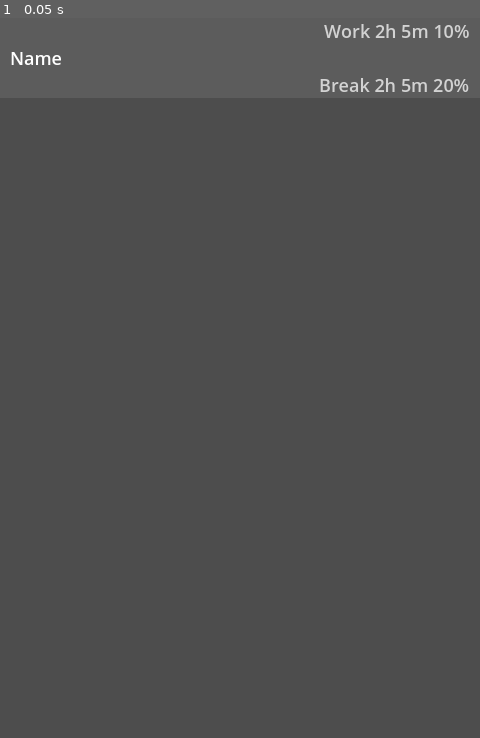
Above: before the commit, frame 1.
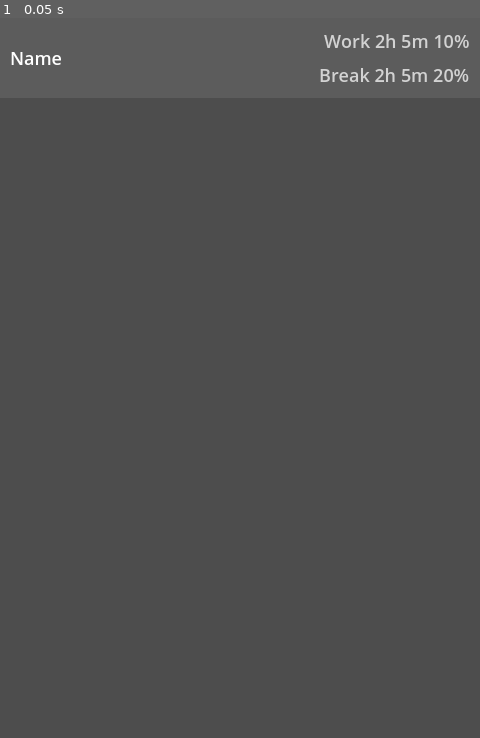
Above: after the commit, the same moment.

Repository: sandorex/timelogger
Game: Godot game, scene res://scenes/ui_element/log_collection_control.tscn
Same seed, same stepped clock (60 frames per second), same inputs: the game is played once before the commit and once after it. This scene is started directly instead of the project's main scene.
Inputs:
- Up to frame 1 (0.05 s): no input

The runs differ from the first frame. In frame 1, 0.8% of the frame differs, in the area x 66-98%, y 0-11%.

Commit message:
Restructured some code and experimental log_collection_control layout

Diff:
--- a/autoload/globals.gd
+++ b/autoload/globals.gd
@@ -1,4 +1,10 @@
 extends Node
+
+var SCENE_VIEW_CALENDAR := load("res://scenes/ui/view_calendar.tscn")
+var SCENE_VIEW_COLLECTION := load("res://scenes/ui/view_collection.tscn")
+
+var SCENE_UI_LOG_ENTRY_CONTROL = load("res://scenes/ui_element/log_entry_control.tscn")
+var SCENE_UI_LOG_COLLECTION_CONTROL = load("res://scenes/ui_element/log_collection_control.tscn")
 
 var log_calendar: LogCalendar
 
--- a/classes/log_collection.gd
+++ b/classes/log_collection.gd
@@ -23,10 +23,16 @@
 
 func get_total_time(type: int = -1) -> int:
 	var total = 0
-	for log_entry: LogEntry in self.log_entries:
-		# if -1 then do not filter at all
-		if type == -1 or log_entry.type == type:
+
+	if type == -1:
+		# sum everything
+		for log_entry: LogEntry in self.log_entries:
 			total += log_entry.elapsed_time
+	else:
+		# filter specific type
+		for log_entry: LogEntry in self.log_entries:
+			if log_entry.type == type:
+				total += log_entry.elapsed_time
 
 	return total
 
--- a/scenes/ui/view_calendar.gd
+++ b/scenes/ui/view_calendar.gd
@@ -1,3 +1,7 @@
 extends Control
 
 @onready var container: VBoxContainer = $ScrollContainer/VBoxContainer
+
+func _ready():
+	for log_collection: LogCollection in Globals.log_calendar.log_collections:
+		container.add_child(Globals.SCENE_UI_LOG_COLLECTION_CONTROL.instantiate().init_from(log_collection))
--- a/scenes/ui/view_collection.gd
+++ b/scenes/ui/view_collection.gd
@@ -30,7 +30,7 @@
 
 	# create old logs
 	for log_entry in self.today.log_entries:
-		self.container.add_child(LogEntryControl.create_from_log(log_entry))
+		self.container.add_child(Globals.SCENE_UI_LOG_ENTRY_CONTROL.instantiate().init_from(log_entry))
 
 	self.refresh_screen()
 
@@ -38,7 +38,7 @@
 	self.line_edit.grab_focus.call_deferred()
 
 func _on_log_added(new_log: LogEntry) -> void:
-	self.container.add_child(LogEntryControl.create_from_log(new_log))
+	self.container.add_child(Globals.SCENE_UI_LOG_ENTRY_CONTROL.instantiate().init_from(new_log))
 	self.refresh_screen()
 
 func refresh_screen() -> void:
--- a/scenes/ui_element/log_collection_control.gd
+++ b/scenes/ui_element/log_collection_control.gd
@@ -1,14 +1,28 @@
 extends Control
-class_name LogCollectionControl
 
-static func create_from_collection(log_collection: LogCollection) -> LogCollectionControl:
-	var log_collection_control := LogCollectionControl.new()
+@onready var name_label: Label = %NameLabel
+@onready var time_label: Label = %TimeLabel
 
-	return log_collection_control
-#
-#func _from_collection(log_collection: LogCollection):
-	#pass
+func init_from(log_collection: LogCollection):
+	self.ready.connect(
+		func():
+			self.name_label.text = log_collection.name
 
-# Called when the node enters the scene tree for the first time.
-func _ready() -> void:
-	pass # Replace with function body.
+			# NOTE: this is kinda expensive to compute so may have to be redone in the future
+			var total_work := log_collection.get_total_time(LogEntry.Work)
+			var total_break := log_collection.get_total_time(LogEntry.Break)
+			var total := total_work + total_break
+
+			# calculate percentage
+			var total_work_perc := (float(total_work) / float(total)) * 100
+			var total_break_perc := (float(total_break) / float(total)) * 100
+
+			self.time_label.text = (
+				DateTime.humanize_time(total_work) + " / " + DateTime.humanize_time(total_break) + "\n" +
+				str(int(total_work_perc)) + " % / " + str(int(total_break_perc)) + " %"
+			)
+			,
+		CONNECT_ONE_SHOT
+	)
+
+	return self
--- a/scenes/ui_element/log_collection_control.tscn
+++ b/scenes/ui_element/log_collection_control.tscn
@@ -3,6 +3,7 @@
 [ext_resource type="Script" path="res://scenes/ui_element/log_collection_control.gd" id="1_8047v"]
 
 [node name="LogCollectionControl" type="Control"]
+custom_minimum_size = Vector2(0, 80)
 layout_mode = 3
 anchors_preset = 15
 anchor_right = 1.0
@@ -22,27 +23,30 @@
 color = Color(0.400698, 0.400698, 0.400698, 0.627451)
 
 [node name="NameLabel" type="Label" parent="."]
+unique_name_in_owner = true
 layout_mode = 1
-anchors_preset = 4
-anchor_top = 0.5
-anchor_bottom = 0.5
+anchors_preset = -1
+anchor_right = 1.0
+anchor_bottom = 1.0
 offset_left = 10.0
-offset_top = -13.0
-offset_right = 240.0
-offset_bottom = 13.0
+offset_top = 27.0
+offset_right = -240.0
+offset_bottom = -27.0
 grow_vertical = 2
 theme_override_font_sizes/font_size = 18
 text = "Name"
 
-[node name="NameLabel2" type="Label" parent="."]
+[node name="TimeLabel" type="Label" parent="."]
+unique_name_in_owner = true
 layout_mode = 1
-anchors_preset = 11
-anchor_left = 1.0
+anchors_preset = 15
 anchor_right = 1.0
 anchor_bottom = 1.0
-offset_left = -223.0
+offset_left = 257.0
+offset_top = 10.0
 offset_right = -10.0
-grow_horizontal = 0
+offset_bottom = -10.0
+grow_horizontal = 2
 grow_vertical = 2
 theme_override_colors/font_color = Color(0.823529, 0.823529, 0.823529, 1)
 theme_override_font_sizes/font_size = 18
--- a/scenes/ui_element/log_entry.gd
+++ /dev/null
@@ -1,28 +0,0 @@
-extends Control
-class_name LogEntryControl
-
-const SCENE_PATH := "res://scenes/ui_element/log_entry.tscn"
-
-var text: String
-var time: String
-var type: int
-
-@onready var color_rect: ColorRect = $ColorRect
-@onready var text_label: Label = %TextLabel
-@onready var time_label: Label = %TimeLabel
-
-static func create_from_log(log_entry: LogEntry) -> LogEntryControl:
-	var node: LogEntryControl = load(SCENE_PATH).instantiate()
-	node.text = log_entry.entry_text
-	node.time = DateTime.humanize_time(log_entry.elapsed_time)
-	node.type = log_entry.type
-
-	return node
-
-func _ready():
-	self.text_label.text = self.text
-	self.time_label.text = self.time
-
-	# dim logs that are breaks
-	if self.type == LogEntry.Break:
-		self.modulate.a = 0.65
--- /dev/null
+++ b/scenes/ui_element/log_entry_control.gd
@@ -0,0 +1,20 @@
+extends Control
+
+@onready var color_rect: ColorRect = $ColorRect
+@onready var text_label: Label = %TextLabel
+@onready var time_label: Label = %TimeLabel
+
+func init_from(log_entry: LogEntry):
+	self.ready.connect(
+		func():
+			self.text_label.text = log_entry.entry_text
+			self.time_label.text = DateTime.humanize_time(log_entry.elapsed_time)
+
+			# dim logs that are breaks
+			if log_entry.type == LogEntry.Break:
+				self.modulate.a = 0.65
+			,
+		CONNECT_ONE_SHOT
+	)
+
+	return self
--- a/scenes/ui_element/log_entry.tscn
+++ b/scenes/ui_element/log_entry_control.tscn
@@ -1,16 +1,16 @@
 [gd_scene load_steps=2 format=3 uid="uid://b3bxy3h761iae"]
 
-[ext_resource type="Script" path="res://scenes/ui_element/log_entry.gd" id="1_c8skb"]
+[ext_resource type="Script" path="res://scenes/ui_element/log_entry_control.gd" id="1_0xqtu"]
 
 [node name="Log" type="Control"]
 custom_minimum_size = Vector2(0, 35)
 layout_mode = 3
 anchor_right = 1.0
-anchor_bottom = 0.049
-offset_bottom = 9.72
+anchor_bottom = 0.062
+offset_bottom = 0.359997
 grow_horizontal = 2
 grow_vertical = 2
-script = ExtResource("1_c8skb")
+script = ExtResource("1_0xqtu")
 
 [node name="ColorRect" type="ColorRect" parent="."]
 layout_mode = 1
@@ -24,13 +24,13 @@
 [node name="TextLabel" type="Label" parent="."]
 unique_name_in_owner = true
 layout_mode = 1
-anchors_preset = 4
-anchor_top = 0.5
-anchor_bottom = 0.5
+anchors_preset = -1
+anchor_right = 1.0
+anchor_bottom = 1.0
 offset_left = 10.0
-offset_top = -16.5
-offset_right = 364.0
-offset_bottom = 17.5
+offset_top = 6.0
+offset_right = -116.0
+offset_bottom = -5.0
 grow_vertical = 2
 theme_override_font_sizes/font_size = 18
 text = "The text goes here"
@@ -40,15 +40,13 @@
 [node name="TimeLabel" type="Label" parent="."]
 unique_name_in_owner = true
 layout_mode = 1
-anchors_preset = 6
-anchor_left = 1.0
-anchor_top = 0.5
+anchors_preset = -1
 anchor_right = 1.0
-anchor_bottom = 0.5
-offset_left = -127.0
-offset_top = -13.5
+anchor_bottom = 1.0
+offset_left = 353.0
+offset_top = 9.0
 offset_right = -10.0
-offset_bottom = 13.5
+offset_bottom = -9.0
 grow_horizontal = 0
 grow_vertical = 2
 size_flags_horizontal = 8
